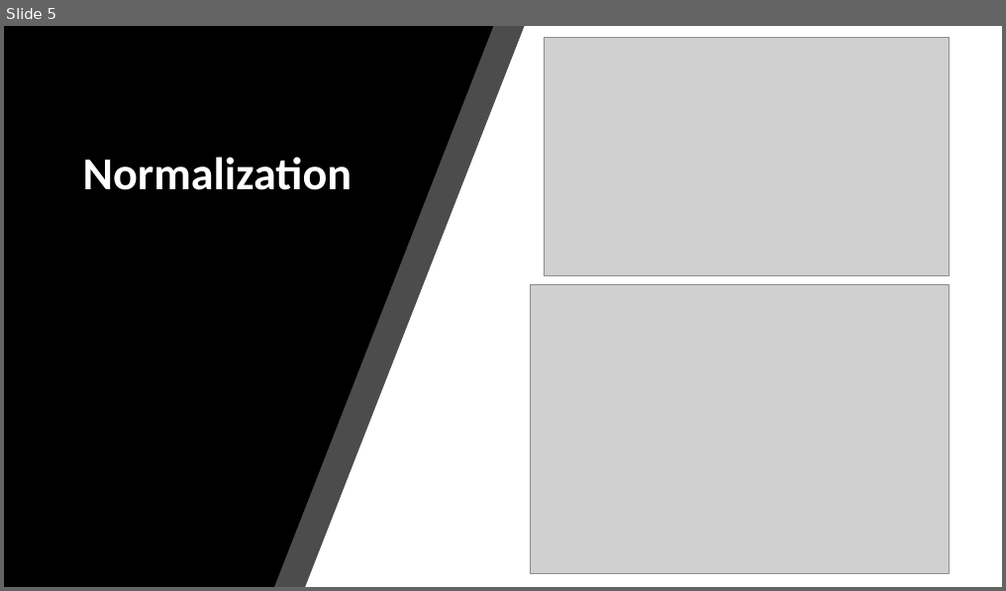
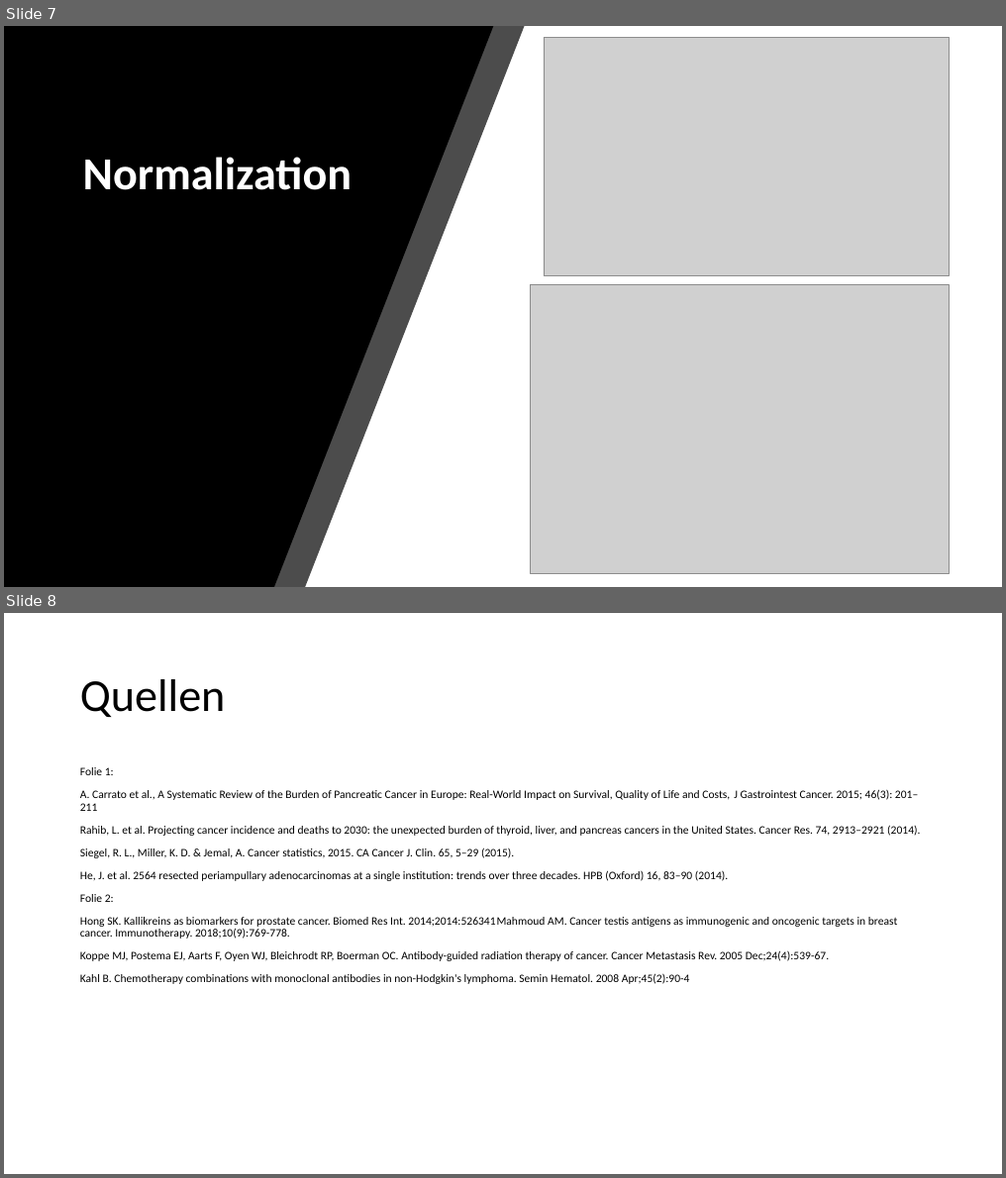
Before and after one commit to datascience-mobi/2021-topic-02-team-04, a slide deck: Presentation_Selina.pptx. Shown one above the other, each under a label of ours: slide 5 before the commit, slides 7 and 8 after it. The pictures are 1006x591 and 1006x1178 pixels, drawn with LibreOffice and Linux fonts; fonts in the diff are those of the drawing; grey boxes stand for pictures. Boxes give left, top, right and bottom in pixels: in the first picture for what was removed or moved away, otherwise in the second. Text is boxed around its words. In the diff, an @@ line names an element or a change of style, - is before the commit and + after.

```diff
--- a/Presentation_Selina.pptx
+++ b/Presentation_Selina.pptx
@@ slide 8 added at (4, 613, 1002, 1174), background #FFFFFF @@
@@ title added at (80, 679, 226, 717), 44 pt, text #000000 @@
+Quellen
@@ text added at (80, 767, 920, 984), 11 pt, text #000000 @@
+Folie 1:
+A. Carrato et al., A Systematic Review of the Burden of Pancreatic Cancer in Europe: Real-World Impact on Survival, Quality of Life and Costs, J Gastrointest Cancer. 2015; 46(3): 201–211
+Rahib, L. et al. Projecting cancer incidence and deaths to 2030: the unexpected burden of thyroid, liver, and pancreas cancers in the United States. Cancer Res. 74, 2913–2921 (2014).
+Siegel, R. L., Miller, K. D. & Jemal, A. Cancer statistics, 2015. CA Cancer J. Clin. 65, 5–29 (2015).
+He, J. et al. 2564 resected periampullary adenocarcinomas at a single institution: trends over three decades. HPB (Oxford) 16, 83–90 (2014).
+Folie 2:
+Hong SK. Kallikreins as biomarkers for prostate cancer. Biomed Res Int. 2014;2014:526341Mahmoud AM. Cancer testis antigens as immunogenic and oncogenic targets in breast cancer. Immunotherapy. 2018;10(9):769-778.
+Koppe MJ, Postema EJ, Aarts F, Oyen WJ, Bleichrodt RP, Boerman OC. Antibody-guided radiation therapy of cancer. Cancer Metastasis Rev. 2005 Dec;24(4):539-67.
+Kahl B. Chemotherapy combinations with monoclonal antibodies in non-Hodgkin's lymphoma. Semin Hematol. 2008 Apr;45(2):90-4
@@ what was slide 5 is now slide 7 @@
```
Also in this commit, not shown: 1 slide changed, 2 other slides added.
